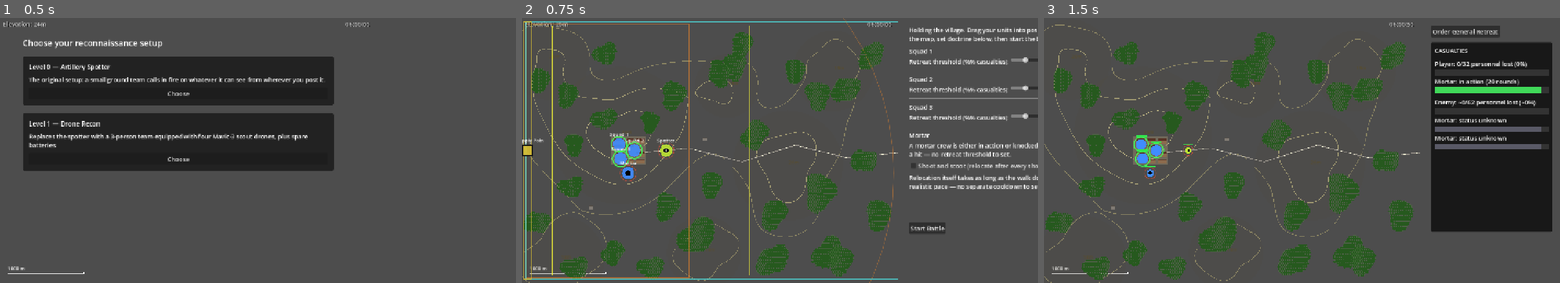
Above: before the commit, frames 1-3 (left to right).
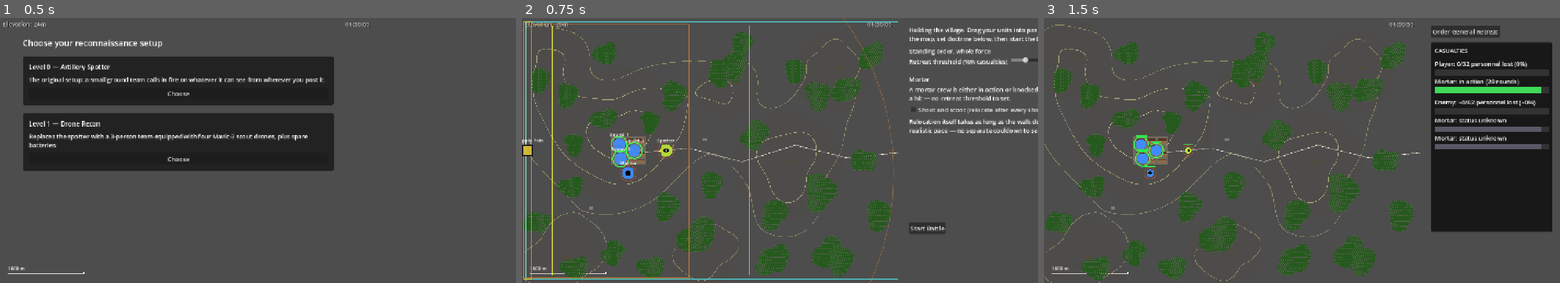
Above: after the commit, the same moments.

Repository: verybadcat/Drones
Game: Godot game, scene res://scenes/Main.tscn
The game is run twice, just before and just after one commit, with the same random seed, the same clock (stepped at 60 frames per second) and the same inputs.
Inputs:
- Up to frame 1 (0.5 s): no input
- Up to frame 2 (0.75 s): click "Choose" at 0.5 s
- Up to frame 3 (1.5 s): click "Start Battle" at 1.25 s

Frame 1 is identical in both runs. In frame 2, 3.2% of the frame differs, in the area x 75-100%, y 11-65%; in frame 3, nothing differs.

Commit message:
One commander's standing order for retreat; tighten AAR and mortar fog of war
Replaced three individually-dialed per-squad retreat thresholds with a
single standing order applied to the whole force -- real doctrine has a
unit "never withdraw except upon the verified order of higher authority,"
one coherent intent from command, not three separately negotiated
breaking points.

The AAR no longer lets drone recon alone unlock the true, detailed enemy
casualty toll after a withdrawal -- a drone improves the live scouting
picture, but it can't examine a battlefield the side just gave up. Only
holding the ground does that now, regardless of recon mode.

An enemy mortar detected firing (via muzzle-flash/trajectory detection)
but never visually sighted now reads "in action" instead of "status
unknown" -- it's obviously active if it's shooting at you, even with no
casualty detail attached.

Co-Authored-By: Claude Sonnet 5 <noreply@anthropic.com>

Diff:
--- a/scripts/battle_manager.gd
+++ b/scripts/battle_manager.gd
@@ -3202,6 +3202,34 @@
 		return {"pending": false}
 	var minutes_left: float = max(soonest - scenario_elapsed_time, 0.0) / 60.0
 	return {"pending": true, "ready_for_pickup": false, "minutes_until_next": minutes_left}
+
+
+## Public accessor for CasualtyDashboard's enemy mortar row: true if
+## `mortar` has fired recently enough (GameConfig.MORTAR_FIRE_DETECTION_
+## EXPIRY) that muzzle-flash/trajectory detection alone — the same
+## mechanism the enemy's own counter-battery chase already relies on (see
+## _known_friendly_mortar_position) — would tell the player's side it's
+## currently in action, even with no visual sighting at all. Firing gives
+## away THAT a mortar is active and roughly where from, not its remaining
+## strength or exact condition with anything like a visual sighting's
+## confidence, so this only ever unlocks the coarse "it's in action" fact
+## in the dashboard, never casualty detail — see
+## CasualtyDashboard._enemy_mortar_status_text.
+func mortar_recently_detected_firing(mortar: Unit) -> bool:
+	var info: Dictionary = _last_detected_mortar_fire.get(mortar, {})
+	if info.is_empty():
+		return false
+	return scenario_elapsed_time - info.time <= GameConfig.MORTAR_FIRE_DETECTION_EXPIRY
+
+
+## Minutes since `mortar` was last detected firing, for the same "detected
+## firing" dashboard case above — INF if it's never been detected at all
+## (callers should already have checked mortar_recently_detected_firing).
+func mortar_minutes_since_detected_firing(mortar: Unit) -> float:
+	var info: Dictionary = _last_detected_mortar_fire.get(mortar, {})
+	if info.is_empty():
+		return INF
+	return (scenario_elapsed_time - info.time) / 60.0
 
 
 ## How much a MORTAR would value firing on `target` right now — see
@@ -3521,16 +3549,18 @@
 	else:
 		verdict = "DEFEAT"
 
-	# A commander only gets the TRUE enemy toll one of two ways: by actually
-	# holding the ground afterward for a real battlefield assessment (bodies,
-	# abandoned equipment, prisoners), or via a drone, which never needed to
-	# hold any ground to get one last, unobstructed look from overhead
-	# before the fight ends. Anyone else — pulled back, spotter only — gets
-	# nothing more than their own last-scouted picture, the exact same
-	# fog-of-war estimate the live dashboard showed throughout the fight
-	# (see _compute_side_stats's own `estimated` doc comment).
-	var enemy_assessment_confirmed: bool = held or recon_mode == GameConfig.ReconMode.DRONE_TEAM
-	var enemy_stats := true_enemy_stats if enemy_assessment_confirmed else _compute_side_stats(enemy_units, true)
+	# A commander only gets the TRUE enemy toll by actually holding the
+	# ground afterward for a real battlefield assessment — bodies, abandoned
+	# equipment, prisoners, physically found and counted. A drone doesn't
+	# change that: it's a live sensor, not a way to walk a battlefield the
+	# side has just given up — once the position is lost, a withdrawn
+	# drone (and everyone else) is going home with whatever it already
+	# scouted, the same as a spotter would. Recon mode already shapes how
+	# GOOD that live-scouted picture is (a drone's wider coverage means more
+	# actually got confirmed along the way — see _compute_side_stats's own
+	# `estimated` doc comment), it just doesn't independently unlock the
+	# true figures the way holding the ground does.
+	var enemy_stats := true_enemy_stats if held else _compute_side_stats(enemy_units, true)
 
 	var lines: PackedStringArray = []
 	lines.append("=== AFTER-ACTION REPORT ===")
--- a/scripts/casualty_dashboard.gd
+++ b/scripts/casualty_dashboard.gd
@@ -186,7 +186,10 @@
 		label.text = "Mortar: %s" % _mortar_status_text(u)
 		var fill: ColorRect = row.fill
 		if u.team != Unit.Team.PLAYER and not u.player_has_been_sighted:
-			fill.color = UNKNOWN_COLOR
+			# Detected firing without ever being sighted still reads as
+			# genuinely "in action" (green) — only a mortar with neither a
+			# sighting nor a recent fire detection is a true unknown (gray).
+			fill.color = STATUS_COLOR[Unit.State.ACTIVE] if battle_manager.mortar_recently_detected_firing(u) else UNKNOWN_COLOR
 		else:
 			fill.color = STATUS_COLOR[u.player_known_state if u.team != Unit.Team.PLAYER else u.state]
 
@@ -219,18 +222,25 @@
 ## The enemy mortar's row shows the PLAYER's own last-known picture of it
 ## (Unit.player_known_state/_known_pips/_has_been_sighted — see
 ## BattleManager._update_player_intel), never its true live state. Never
-## actually sighted at all reads as genuine "status unknown" rather than
-## assuming "in action" — the dashboard shouldn't claim a confidence the
-## player doesn't have, even though _compute_side_stats's aggregate count
-## quietly assumes "still active" as the safe default for an unconfirmed
-## unit. Crew casualties are derived from the same known-pips snapshot
-## (crew_size - known_pips), not the live crew_casualties field, and can be
-## nonzero even while ACTIVE now that a wounded crew may hold its position
-## instead of automatically abandoning the gun (see Unit._apply_crew_
-## casualties) — "last seen" framing throughout, since none of this is
-## live, unlike the player's own mortar row above.
+## actually sighted at all reads as genuine "status unknown" — UNLESS it's
+## fired recently enough to be caught by muzzle-flash/trajectory detection
+## (BattleManager.mortar_recently_detected_firing), the same mechanism the
+## enemy's own counter-battery chase already relies on to find the
+## friendly mortar without ever seeing it: a mortar that's shooting at you
+## is obviously "in action" whether or not anyone's laid eyes on it, even
+## though firing alone reveals nothing about its remaining strength — no
+## casualty count gets attached to that case. Once actually sighted, crew
+## casualties are derived from the known-pips snapshot (crew_size -
+## known_pips), not the live crew_casualties field, and can be nonzero even
+## while ACTIVE now that a wounded crew may hold its position instead of
+## automatically abandoning the gun (see Unit._apply_crew_casualties) —
+## "last seen" framing throughout, since none of this is live, unlike the
+## player's own mortar row above.
 func _enemy_mortar_status_text(u: Unit) -> String:
 	if not u.player_has_been_sighted:
+		if battle_manager.mortar_recently_detected_firing(u):
+			var minutes_ago: float = battle_manager.mortar_minutes_since_detected_firing(u)
+			return "in action (detected firing ~%dm ago)" % int(round(minutes_ago))
 		return "status unknown"
 	var known_crew_casualties: int = u.crew_size - u.player_known_pips
 	match u.player_known_state:
--- a/scripts/doctrine_panel.gd
+++ b/scripts/doctrine_panel.gd
@@ -1,16 +1,16 @@
 extends Control
 class_name DoctrinePanel
-## Sidebar doctrine controls that aren't a map position: retreat threshold
-## per squad, and the mortar's shoot-and-scoot doctrine. Starting positions
-## are set on DeploymentScreen instead (drag and drop) — see main.gd, which
-## reads from both this panel and the deployment screen to build the
-## doctrine dict when Start Battle is pressed.
+## Sidebar doctrine controls that aren't a map position: one shared retreat
+## threshold for the whole force, and the mortar's shoot-and-scoot doctrine.
+## Starting positions are set on DeploymentScreen instead (drag and drop) —
+## see main.gd, which reads from both this panel and the deployment screen
+## to build the doctrine dict when Start Battle is pressed.
 ##
 ## No retreat-threshold control for the mortar: a mortar crew is either in
 ## action or knocked out by a single hit, not worn down by percent casualties
 ## the way a squad is — see Unit.take_hit().
 
-var _squad_thresholds: Array[HSlider] = []
+var _threshold_slider: HSlider
 var _mortar_shoot_and_scoot: CheckBox
 
 
@@ -27,17 +27,29 @@
 	title.autowrap_mode = TextServer.AUTOWRAP_WORD_SMART
 	root.add_child(title)
 
-	for i in 3:
-		root.add_child(_build_squad_section("Squad %d" % (i + 1)))
-		root.add_child(HSeparator.new())
-
+	root.add_child(_build_retreat_section())
+	root.add_child(HSeparator.new())
 	root.add_child(_build_mortar_section())
 
 
-func _build_squad_section(label_text: String) -> Control:
+## ONE standing order for the whole force, not a separate breaking point
+## negotiated per squad — real infantry doctrine is explicit that a unit
+## "never withdraws except upon the verified order of higher authority"
+## (FM 3-21.8): a squad doesn't decide for itself, from its own casualties
+## alone, that it's time to pull out — that call belongs to command. This
+## slider IS that order, a single coherent piece of commander's intent
+## ("hold as long as you can" vs. "don't get decisively engaged, pull back
+## early to preserve the force") given up front as part of the defensive
+## plan, applied identically to every squad — not three separately dialed-
+## in percentages as if each squad negotiated its own terms with command.
+## Giving it in advance, rather than only live, means nobody has to get a
+## radio call through mid-fight to do something already authorized — the
+## General Retreat button remains the same authority's live override on
+## top of it, a further, later order from the same source.
+func _build_retreat_section() -> Control:
 	var box := VBoxContainer.new()
 
-	var label := GameConfig.make_selectable_label(label_text)
+	var label := GameConfig.make_selectable_label("Standing order, whole force")
 	box.add_child(label)
 
 	var threshold_row := HBoxContainer.new()
@@ -63,7 +75,7 @@
 	threshold_row.add_child(threshold_slider)
 	box.add_child(threshold_row)
 
-	_squad_thresholds.append(threshold_slider)
+	_threshold_slider = threshold_slider
 	return box
 
 
@@ -91,11 +103,8 @@
 	return box
 
 
-func get_squad_retreat_thresholds() -> Array[float]:
-	var out: Array[float] = []
-	for s in _squad_thresholds:
-		out.append(s.value / 100.0)
-	return out
+func get_retreat_threshold() -> float:
+	return _threshold_slider.value / 100.0
 
 
 func get_mortar_doctrine() -> Dictionary:
--- a/scripts/main.gd
+++ b/scripts/main.gd
@@ -130,13 +130,16 @@
 
 func _on_start_pressed() -> void:
 	var positions := deployment_screen.get_positions()
-	var thresholds := doctrine_panel.get_squad_retreat_thresholds()
+	# One standing order for the whole force, not a separately dialed-in
+	# threshold per squad — see DoctrinePanel.get_retreat_threshold's own
+	# doc comment for the real-command-authority reasoning behind this.
+	var retreat_threshold := doctrine_panel.get_retreat_threshold()
 
 	var squads: Array[Dictionary] = []
-	for i in positions.squad_positions.size():
+	for pos in positions.squad_positions:
 		squads.append({
-			"position": positions.squad_positions[i],
-			"retreat_threshold": thresholds[i],
+			"position": pos,
+			"retreat_threshold": retreat_threshold,
 		})
 
 	var mortar_doctrine := doctrine_panel.get_mortar_doctrine()
Not shown, changed: docs/designs/tactical-commander-doctrine.md
